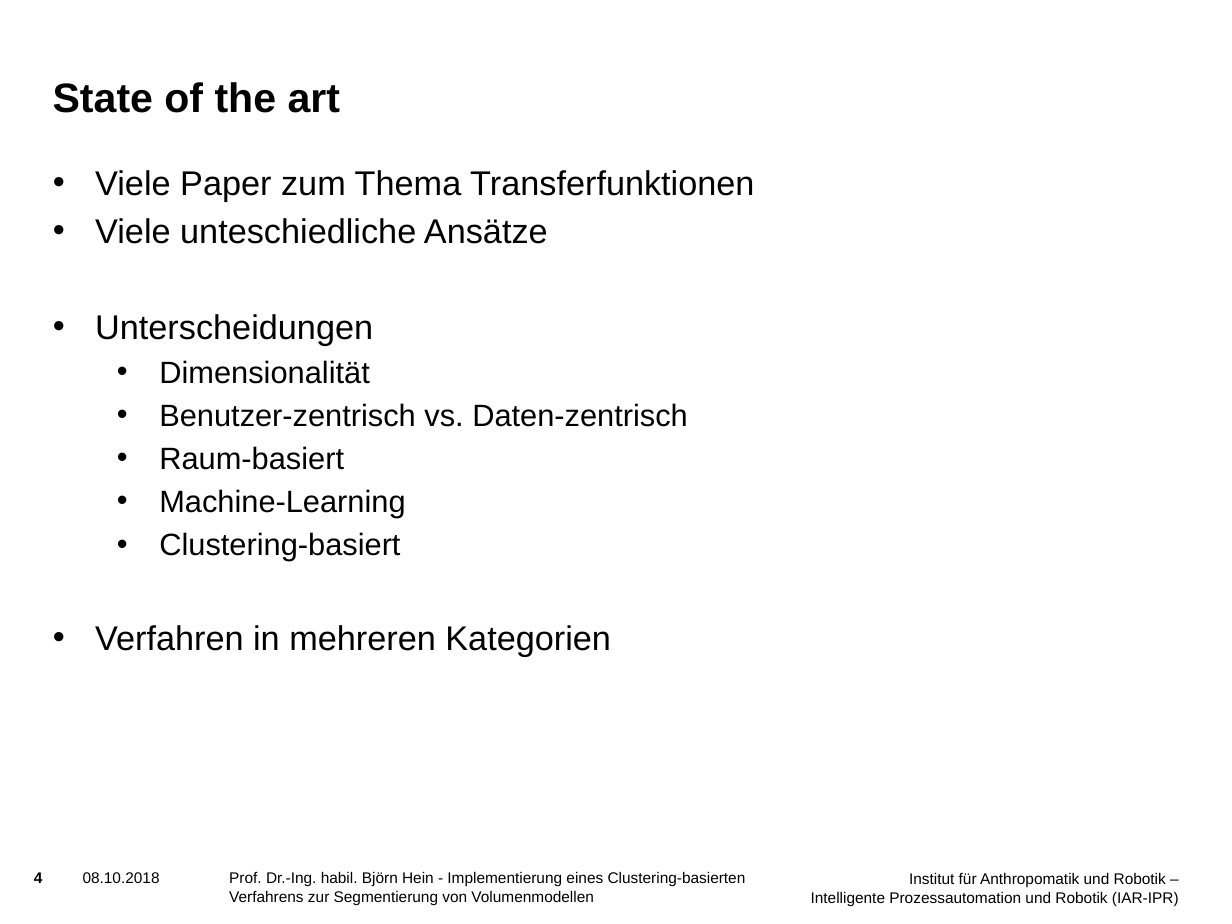
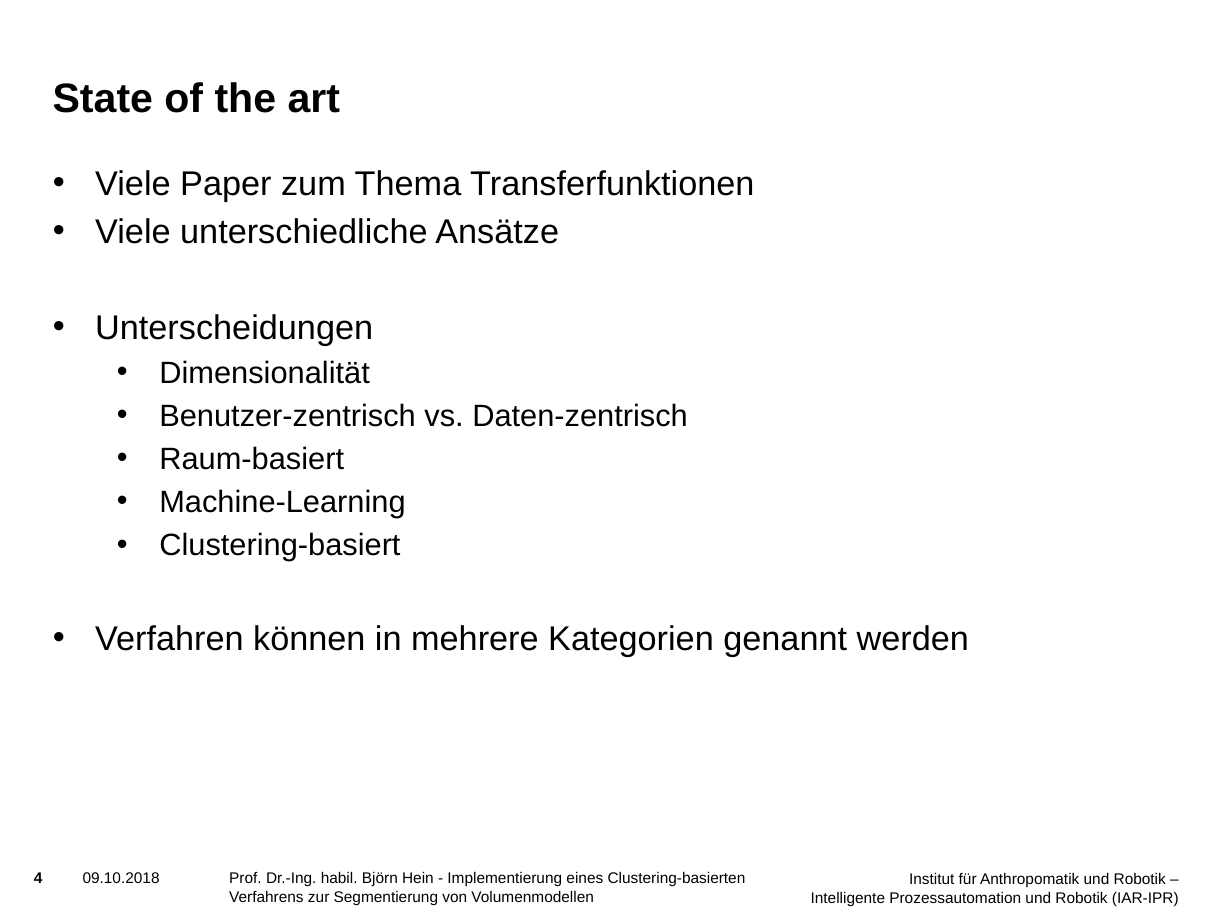
Before and after one commit to SchiriSchaf/Bachelorarbeit, a slide deck: slide 4 of Vortrag/Präsentation.pptx. Drawn at 1232x924 pixels with LibreOffice and Linux fonts; fonts in the diff are those of the drawing; background and template pictures are left out. Boxes give left, top, right and bottom in pixels: in the first picture for what was removed or moved away, otherwise in the second. Text is boxed around its words. In the diff, an @@ line names an element or a change of style, - is before the commit and + after.

```diff
--- a/Vortrag/Präsentation.pptx
+++ b/Vortrag/Präsentation.pptx
@@ text at (95,218,559,244): text changed @@
-• Viele unteschiedliche Ansätze
+• Viele unterschiedliche Ansätze
@@ text at (95,625,969,657): text changed @@
-• Verfahren in mehreren Kategorien
+• Verfahren können in mehrere Kategorien genannt werden
@@ text at (83,872,160,883): text changed @@
-08.10.2018
+09.10.2018
```
Also in this commit, not shown: 19 other slides changed, 2 slides added, 3 other files.
